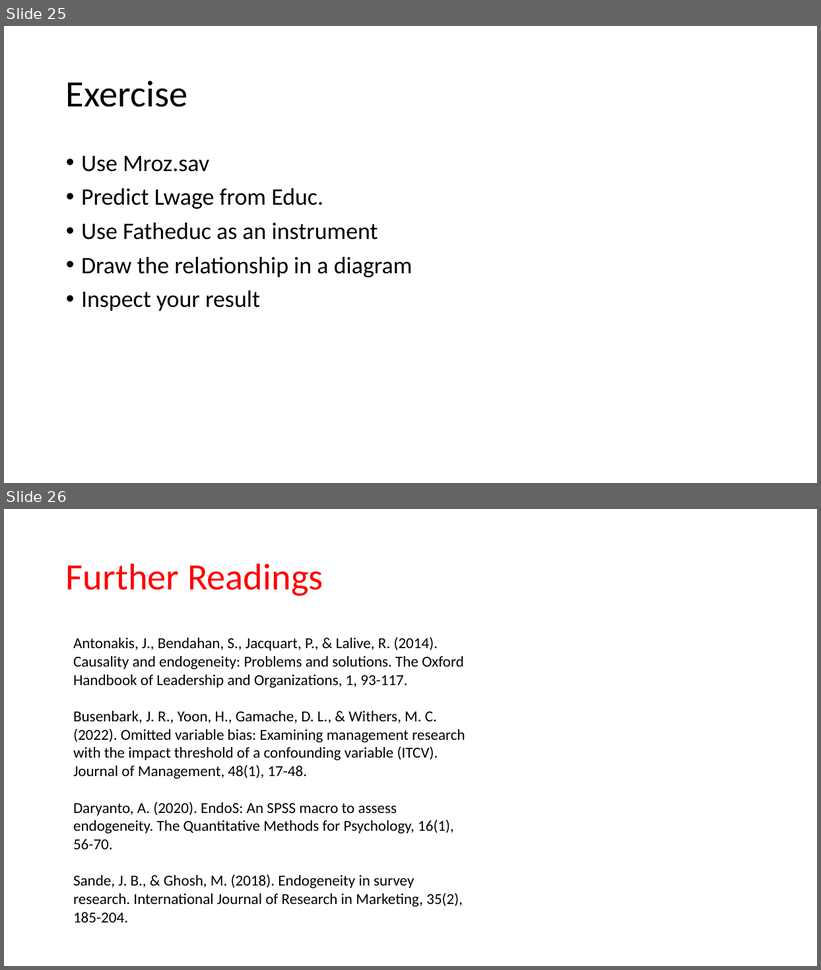
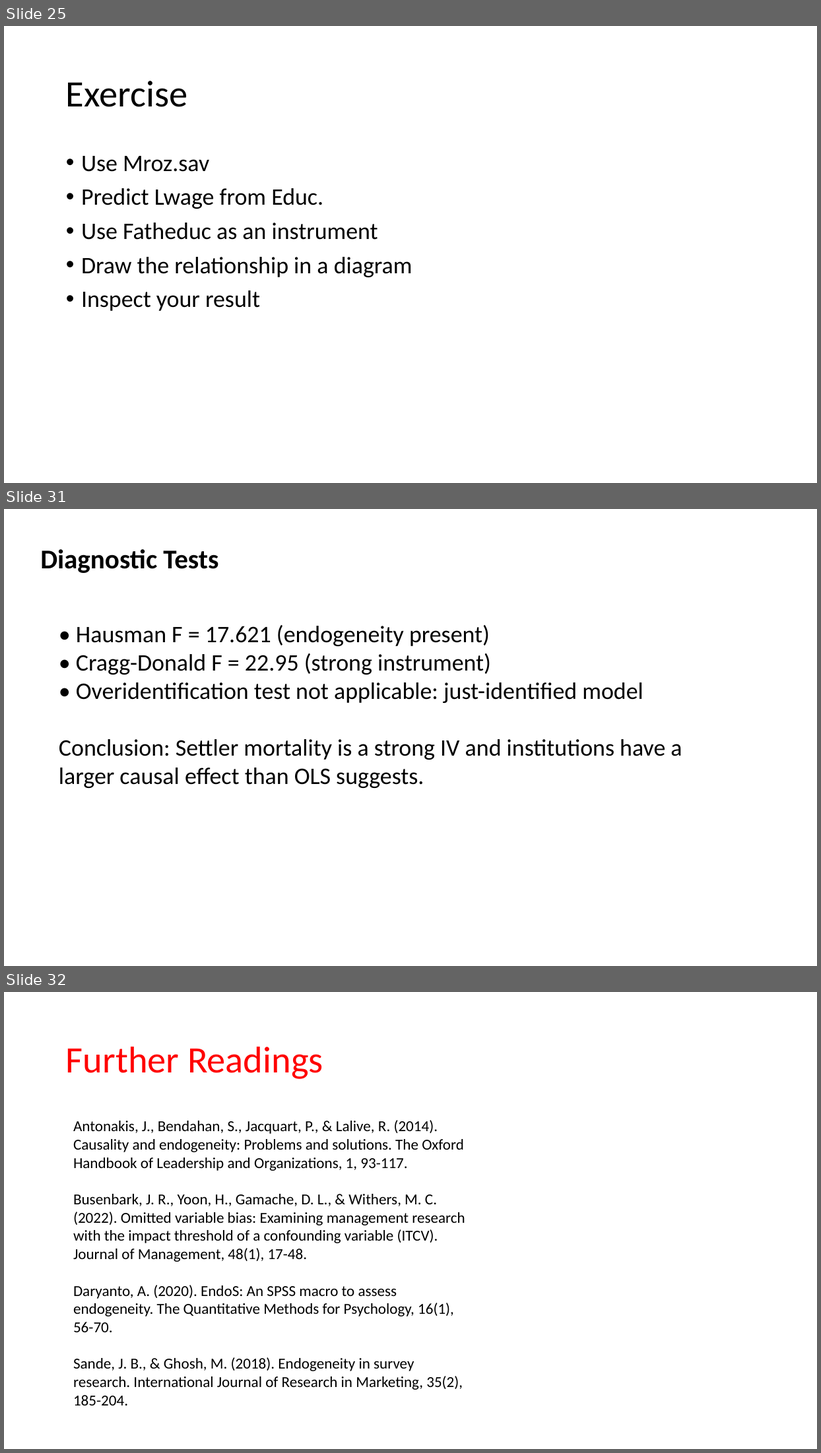
Before and after one commit to ahdar1/FIA, a slide deck: Endogeneity.pptx. Shown one above the other, each under a label of ours: slides 25 and 26 before the commit, slides 25, 31 and 32 after it; the slides between them are not shown. The pictures are 821x970 and 821x1453 pixels, drawn with LibreOffice and Linux fonts; fonts in the diff are those of the drawing. Boxes give left, top, right and bottom in pixels: in the first picture for what was removed or moved away, otherwise in the second. Text is boxed around its words. In the diff, an @@ line names an element or a change of style, - is before the commit and + after.

```diff
--- a/Endogeneity.pptx
+++ b/Endogeneity.pptx
@@ slide 31 added at [4,509,817,966], background #FFFFFF @@
@@ text added at [40,549,218,573], 32 pt, text #000000, bold @@
+Diagnostic Tests
@@ text added at [59,625,682,788], 28 pt, text #000000 @@
+• Hausman F = 17.621 (endogeneity present)
+• Cragg-Donald F = 22.95 (strong instrument)
+• Overidentification test not applicable: just-identified model
+Conclusion: Settler mortality is a strong IV and institutions have a larger causal effect than OLS suggests.
@@ what was slide 26 is now slide 32 @@
```
Also in this commit, not shown: 5 other slides added.
